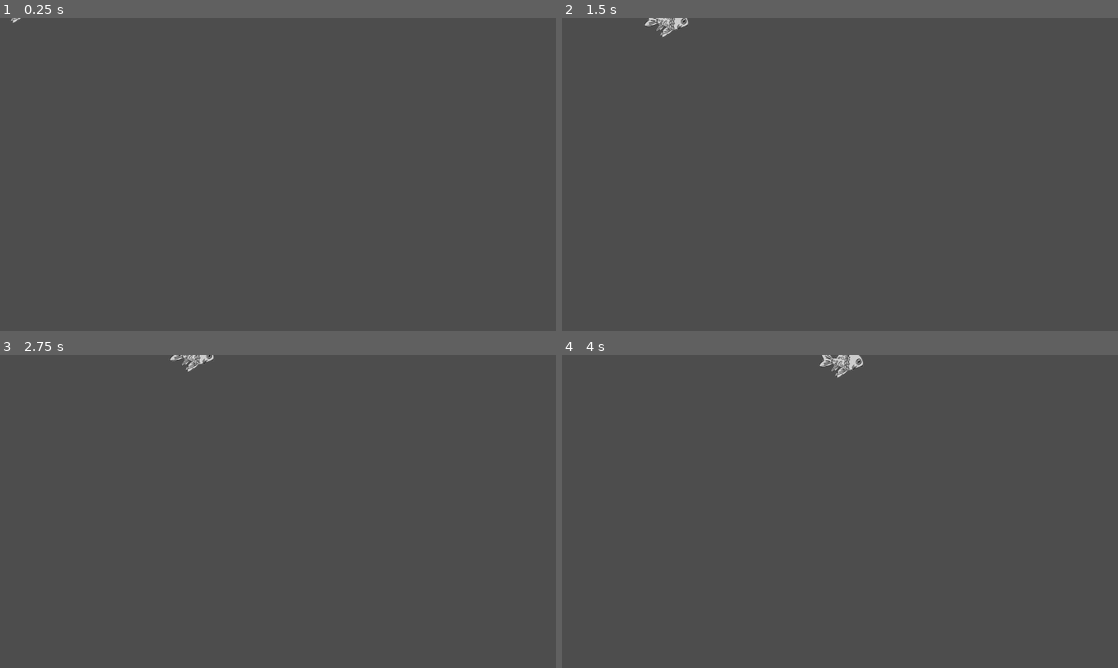
Above: before the commit, frames 1-4 (two rows, left to right).
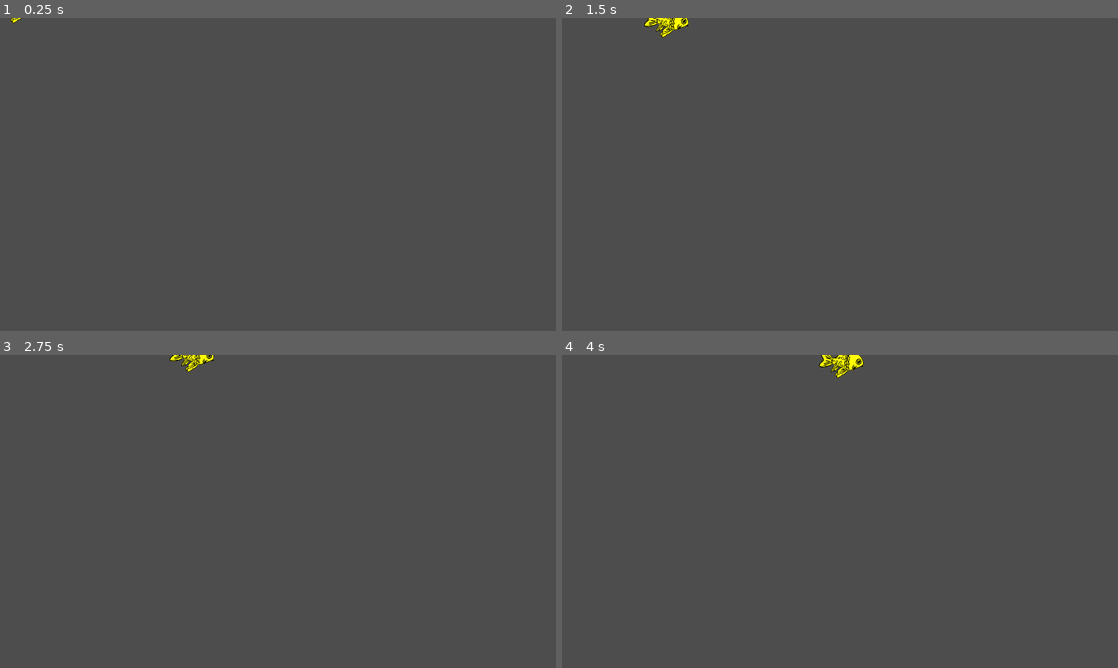
Above: after the commit, the same moments.

Repository: cpbarrett9/fish-game
Game: Godot game, scene res://Scenes/Objects/npc_fish_medium.tscn
Same seed, same stepped clock (60 frames per second), same inputs: the game is played once before the commit and once after it. This scene is started directly instead of the project's main scene.
Inputs (mouse positions are in pixels of both pictures, inside the frame that each line leads up to):
- Up to frame 1 (0.25 s): no input
- Up to frame 2 (1.5 s): move the mouse to (962, 158) at 0.52 s; move the mouse to (728, 190) at 1.27 s
- Up to frame 3 (2.75 s): move the mouse to (333, 442) at 2.02 s
- Up to frame 4 (4 s): move the mouse to (812, 574) at 2.77 s; move the mouse to (1006, 558) at 3.52 s

The runs differ from the first frame. In frame 1, less than 0.1% of the frame differs, in the area x 1-4%, y 0-2%; in frame 2, 0.3%; in frame 3, 0.2%; in frame 4, 0.4%, in the area x 46-55%, y 0-8%.

Commit message:
Combined UI with new hitboxes/game flow

Diff:
--- a/Scenes/Levels/main.tscn
+++ b/Scenes/Levels/main.tscn
@@ -43,15 +43,8 @@
 scale = Vector2(0.3, 0.3)
 texture = ExtResource("4_w0lsm")
 
-[node name="CollisionShape2DCircle" type="CollisionShape2D" parent="PlayerFish"]
-position = Vector2(1, 4)
-rotation = 1.5707964
-shape = SubResource("CapsuleShape2D_pgcb0")
-
 [node name="CollisionPolygon2D" type="CollisionPolygon2D" parent="PlayerFish"]
-visible = false
 polygon = PackedVector2Array(-35, 6, -32, 10, -34, 19, -21, 9, -6, 21, -4, 34, 4, 25, 13, 24, 15, 28, 14, 33, 21, 27, 2 …(198 unchanged characters)…
-disabled = true
 
 [node name="CollisionPolygon2DTEST" type="CollisionPolygon2D" parent="PlayerFish"]
 visible = false
--- a/Scenes/Objects/npc_fish_medium.tscn
+++ b/Scenes/Objects/npc_fish_medium.tscn
@@ -1,13 +1,8 @@
 [gd_scene load_steps=5 format=3 uid="uid://iveuxf50573m"]
 
 [ext_resource type="Script" uid="uid://b1b8es6lfaquq" path="res://Scripts/npc_fish_medium.gd" id="1_ymrx0"]
-[ext_resource type="Shader" uid="uid://b6smuf3dm4vo4" path="res://Scenes/Objects/npc_fish_medium.gdshader" id="2_585qg"]
+[ext_resource type="Material" uid="uid://qukk0lrnb7t1" path="res://Materials/medium_fish_shader.tres" id="2_585qg"]
 [ext_resource type="Texture2D" uid="uid://cxrpqi1evckqi" path="res://Sprites/sprite_fish7.png" id="2_axssd"]
-
-[sub_resource type="ShaderMaterial" id="ShaderMaterial_0rwvx"]
-shader = ExtResource("2_585qg")
-shader_parameter/contrast = 3.0000001425
-shader_parameter/tint_color = Color(1, 1, 0, 1)
 
 [sub_resource type="CapsuleShape2D" id="CapsuleShape2D_axssd"]
 radius = 29.5
--- a/Scripts/eat_label.gd
+++ b/Scripts/eat_label.gd
@@ -6,6 +6,7 @@
 @onready var largeFish: Sprite2D = $RedFish
 @onready var largeFishShader = preload("res://Materials/large_fish_shader.tres")
 @onready var node_main: Node2D = $"../.."
+@onready var player = $"../../PlayerFish"
 
 var hasReachedMedium: bool = false
 var hasReachedLarge: bool = false
@@ -17,10 +18,10 @@
 
 # Called every frame. 'delta' is the elapsed time since the previous frame.
 func _process(delta: float) -> void:
-	if node_main.getSize() == 2 && !hasReachedMedium:
+	if player.getSize() == 2 && !hasReachedMedium:
 		activateMedFish()
 		hasReachedMedium = true
-	if node_main.getSize() == 3 && !hasReachedLarge:
+	if player.getSize() == 3 && !hasReachedLarge:
 		activateLargeFish()
 		hasReachedLarge = true
 
--- a/Scripts/player_fish.gd
+++ b/Scripts/player_fish.gd
@@ -81,8 +81,8 @@
 	# Hide sprite / display message:
 	if !isGameOver:
 		isGameOver = true
-		$CollisionShape2DCircle.disabled = true # <- Disable collision so fish aren't getting eaten during gameover
-		$CollisionShape2D.disabled = true
+		#$CollisionShape2DCircle.disabled = true # <- Disable collision so fish aren't getting eaten during gameover
+		#$CollisionShape2D.disabled = true
 		sprite.visible = false
 		movementEnabled = false
 		node_main.numLives -= 1
@@ -96,8 +96,8 @@
 			else: node_main.setScore(0)
 
 			# Restore position and re-enable stuff
-			$CollisionPolygon2D.disabled = false
-			$CollisionShape2D.disabled = false
+			#$CollisionPolygon2D.disabled = false
+			#$CollisionShape2D.disabled = false
 			sprite.visible = true
 			movementEnabled = true
 			position = Vector2(577, 325)
Not shown: 2 places in Scenes/Levels/main.tscn that only renumber resources
Not shown, changed: Scenes/.DS_Store
Not shown, added: Scenes/Levels/.DS_Store
